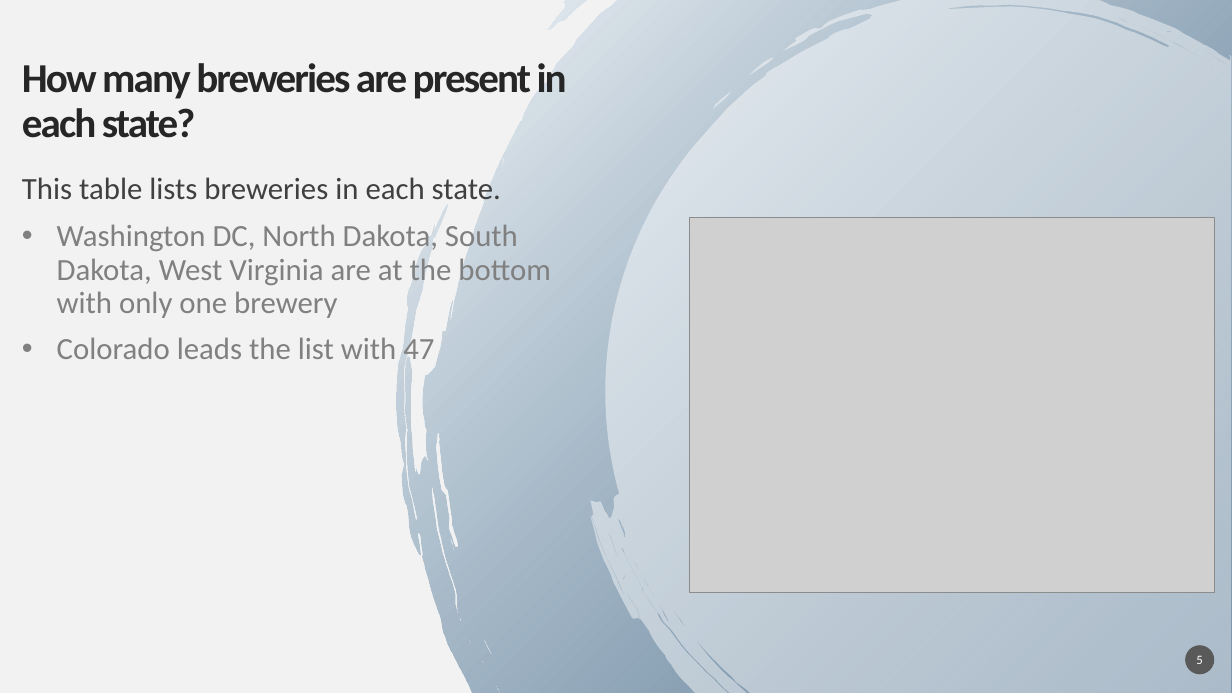
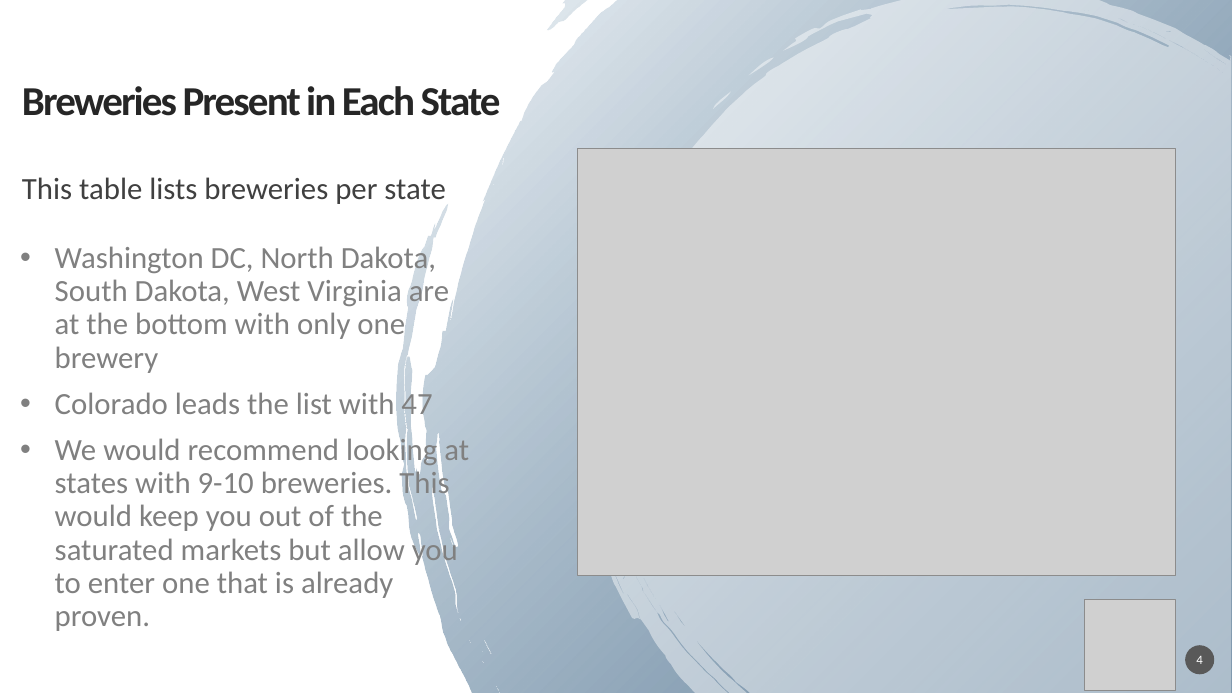
Before and after one commit to RudranilMitra/BeersAndBreweries, a slide deck: slide 4 of 2019 Brew Forward Project.pptx (slide 5 before the commit). Drawn at 1232x693 pixels with LibreOffice and Linux fonts; fonts in the diff are those of the drawing; grey boxes stand for pictures; background and template pictures are left out. Boxes give left, top, right and bottom in pixels: in the first picture for what was removed or moved away, otherwise in the second. Text is boxed around its words. In the diff, an @@ line names an element or a change of style, - is before the commit and + after.

```diff
--- a/2019 Brew Forward Project.pptx
+++ b/2019 Brew Forward Project.pptx
@@ background #F2F2F2 to #FFFFFF @@
@@ title at (x1=22, y1=86, x2=501, y2=116): text changed @@
-How many breweries are present in each state?
+Breweries Present in Each State
@@ picture resized from (x1=689, y1=217, x2=1214, y2=592) to (x1=578, y1=149, x2=1176, y2=576) @@
@@ text at (x1=22, y1=177, x2=445, y2=204): text changed @@
-This table lists breweries in each state.
+This table lists breweries per state
@@ text "Washington DC, North Dakota, South ..." moved from (x1=57, y1=220, x2=550, y2=367) to (x1=55, y1=242, x2=469, y2=631) @@
@@ text at (x1=55, y1=434, x2=469, y2=631): paragraph added @@
+• We would recommend looking at states with 9-10 breweries. This would keep you out of the saturated markets but allow you to enter one that is already proven.
@@ picture added at (x1=1084, y1=600, x2=1176, y2=691) @@
@@ page number at (x1=1196, y1=656, x2=1202, y2=664): text changed @@
-5
+4
```
Also in this commit, not shown: 10 other slides changed, 1 slide added, 2 slides removed, 10 other files.
